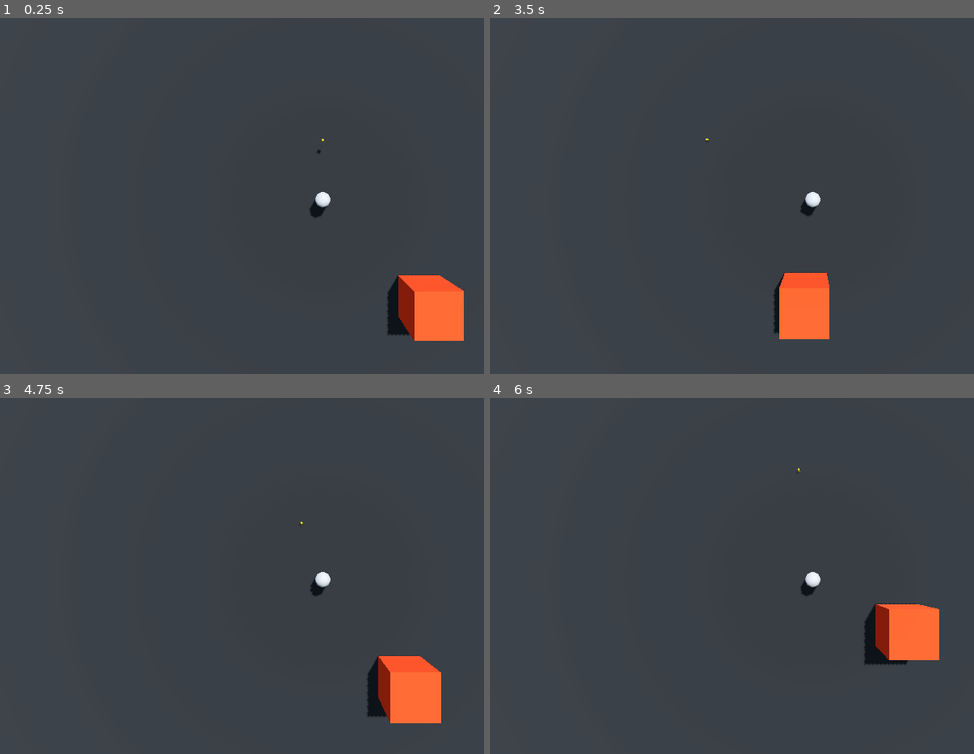
Above: before the commit, frames 1-4 (two rows, left to right).
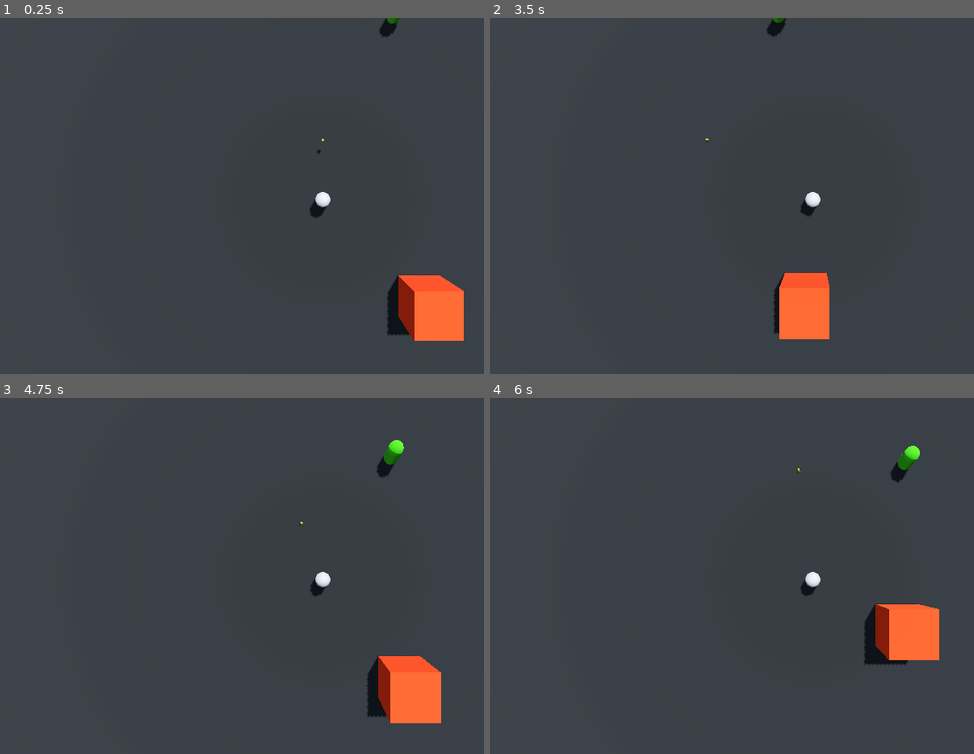
Above: after the commit, the same moments.

Repository: frqstbite/geeked-dog-incident
Game: Godot game, scene res://scenes/debug/ai.tscn
The game is run twice, just before and just after one commit, with the same random seed, the same clock (stepped at 60 frames per second) and the same inputs.
Inputs (mouse positions are in pixels of both pictures, inside the frame that each line leads up to):
- Up to frame 1 (0.25 s): no input
- Up to frame 2 (3.5 s): move the mouse to (954, 181) at 0.52 s; hold Right (ui_right) 0.53-1.28 s; click (954, 181) at 0.67 s; move the mouse to (683, 217) at 1.27 s; hold Down (ui_down) 1.28-2.03 s; click (683, 217) at 1.42 s; move the mouse to (877, 121) at 2.02 s; hold Right (ui_right) 2.03-2.78 s; click (877, 121) at 2.17 s; move the mouse to (780, 270) at 2.77 s; hold Up (ui_up) from 2.78 s (still down); click (780, 270) at 2.92 s
- Up to frame 3 (4.75 s): move the mouse to (outside the picture) at 3.52 s; release Up (ui_up) at 3.53 s; hold Left (ui_left) from 3.53 s (still down); click (outside the picture) at 3.67 s; move the mouse to (130, 526) at 4.27 s; click (130, 526) at 4.42 s
- Up to frame 4 (6 s): move the mouse to (843, 579) at 5.02 s; release Left (ui_left) at 5.03 s; hold Down (ui_down) 5.03-5.78 s; click (843, 579) at 5.17 s; move the mouse to (717, 490) at 5.77 s; hold Right (ui_right) from 5.78 s (still down); click (717, 490) at 5.92 s

The runs differ from the first frame. In frame 1, 0.1% of the frame differs, in the area x 78-83%, y 0-6%; in frame 2, 0.1%; in frame 3, 0.3%; in frame 4, 0.3%, in the area x 82-89%, y 13-24%.

Commit message:
basic attacking functionality

Diff:
--- a/scenes/debug/ai.tscn
+++ b/scenes/debug/ai.tscn
@@ -68,7 +68,7 @@
 shape = SubResource("ConcavePolygonShape3D_go701")
 
 [node name="Human" parent="." unique_id=1742445246 instance=ExtResource("3_l1bgr")]
-transform = Transform3D(1, 0, 0, 0, 1, 0, 0, 0, 1, 5, 1.5245697, -29)
+transform = Transform3D(1, 0, 0, 0, 1, 0, 0, 0, 1, 5, 1.5245697, -13)
 
 [node name="TestPlayer" parent="." unique_id=1025771593 instance=ExtResource("4_ad3ck")]
 transform = Transform3D(1, 0, 0, 0, 1, 0, 0, 0, 1, 0, 2, 0)
--- a/scenes/debug/player.tscn
+++ b/scenes/debug/player.tscn
@@ -4,13 +4,22 @@
 
 [sub_resource type="CapsuleMesh" id="CapsuleMesh_6ekul"]
 
+[sub_resource type="BoxShape3D" id="BoxShape3D_x7nyl"]
+size = Vector3(0.3, 0.3, 0.3)
+
 [sub_resource type="CapsuleShape3D" id="CapsuleShape3D_khaq0"]
 
 [node name="TestPlayer" type="CharacterBody3D" unique_id=1025771593]
 script = ExtResource("1_khaq0")
 
-[node name="MeshInstance3D" type="MeshInstance3D" parent="." unique_id=732571231]
+[node name="Body" type="MeshInstance3D" parent="." unique_id=732571231]
 mesh = SubResource("CapsuleMesh_6ekul")
+
+[node name="AttackArea" type="Area3D" parent="Body" unique_id=2057348381]
+transform = Transform3D(-1, 0, 8.742278e-08, 0, 1, 0, -8.742278e-08, 0, -1, -2.9686765e-08, 0, -0.70392734)
+
+[node name="CollisionShape3D" type="CollisionShape3D" parent="Body/AttackArea" unique_id=1830225526]
+shape = SubResource("BoxShape3D_x7nyl")
 
 [node name="CollisionShape3D" type="CollisionShape3D" parent="." unique_id=556198816]
 shape = SubResource("CapsuleShape3D_khaq0")
--- a/scripts/collectible/geek_bar.gd
+++ b/scripts/collectible/geek_bar.gd
@@ -14,7 +14,7 @@
 	if player:
 		if modifier:
 			player.create_speed_modifier(speed, duration)
-			RoundManager.refill_geek(geek_refill_factor)
+		RoundManager.refill_geek(geek_refill_factor)
 
 func _on_body_entered(body: Node) -> void:
 	if body is Player:
--- a/scripts/debug/player.gd
+++ b/scripts/debug/player.gd
@@ -5,6 +5,21 @@
 var speed = original_speed
 
 var speed_modifiers : Array[SpeedModifier] = []
+
+@export var attack_delay = 120 # physics frames
+@onready var attack_area : Area3D = $Body/AttackArea
+var attack_debounce = 0
+
+# rotation
+@export var rotation_speed = 2
+var last_direction = Vector3.FORWARD
+
+@onready var playerModel = $Body
+
+@onready var cam = $Camera3D
+
+func _ready():
+	pass
 
 func _physics_process(delta: float) -> void:
 	# Add the gravity.
@@ -17,14 +32,30 @@
 	# As good practice, you should replace UI actions with custom gameplay actions.
 	var input_dir := Input.get_vector("ui_left", "ui_right", "ui_up", "ui_down")
 	var direction := (transform.basis * Vector3(input_dir.x, 0, input_dir.y)).normalized()
+
 	if direction:
+		last_direction = direction
 		velocity.x = direction.x * speed
 		velocity.z = direction.z * speed
 	else:
 		velocity.x = move_toward(velocity.x, 0, speed)
 		velocity.z = move_toward(velocity.z, 0, speed)
 
+	if direction:
+		playerModel.rotation.y = lerp_angle(playerModel.rotation.y, atan2(-velocity.x, -velocity.z), 12.0 * delta)
+
 	move_and_slide()
+
+	# handle hitting
+	if Input.is_mouse_button_pressed(MOUSE_BUTTON_LEFT):
+		if attack_debounce <= 0:
+			var body_list = attack_area.get_overlapping_bodies()
+			if body_list.size() > 0:
+				for body in body_list:
+					if body is Human:
+						body.kill_human()
+
+
 
 func create_speed_modifier(s : float, d : float):
 	var modifier = SpeedModifier.new()
--- a/scripts/singleton/round_manager.gd
+++ b/scripts/singleton/round_manager.gd
@@ -19,7 +19,6 @@
 	time_elapsed += delta * geek_decay
 
 	geek_decay = (0.01) * (pow(E, time_elapsed))
-
 	print(geek_value)
 
 func refill_geek(amount):
